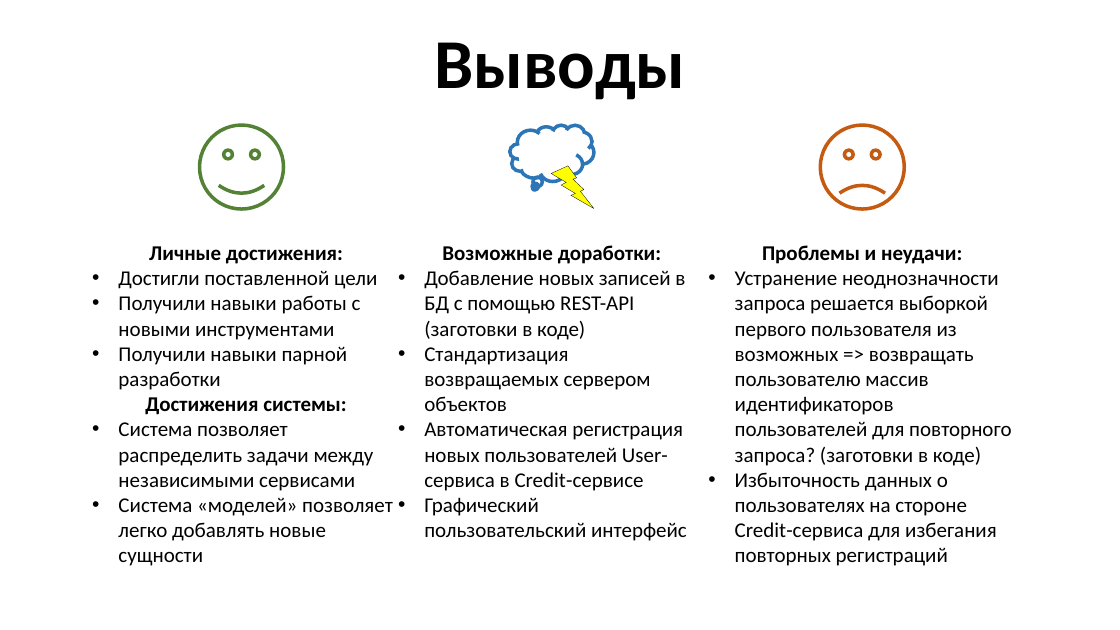
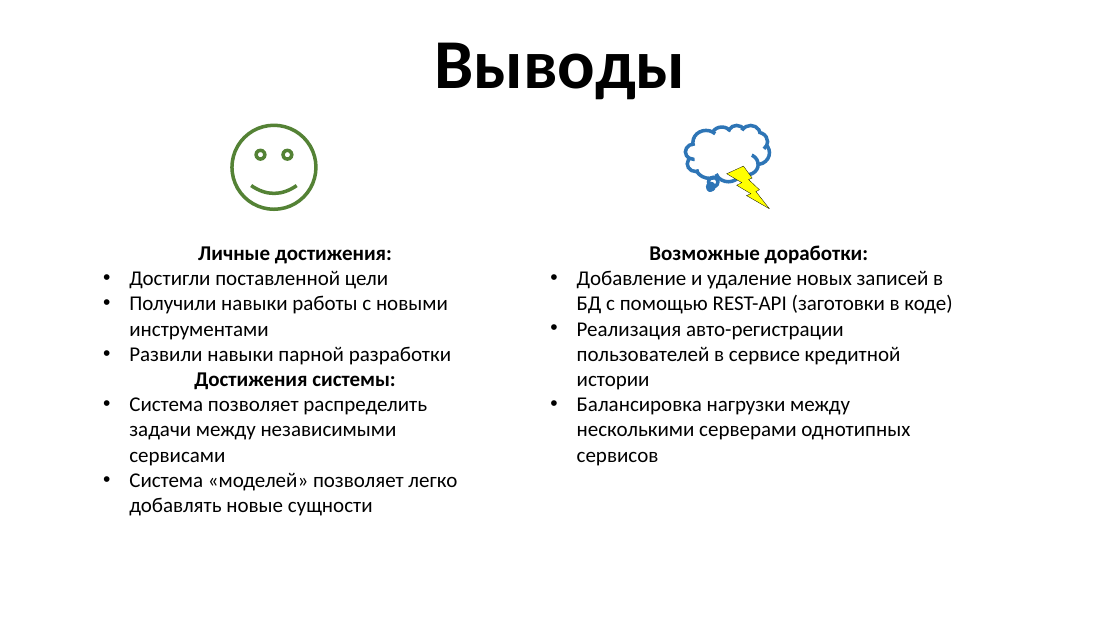
Before and after one commit to YoungTeurus/CreditAndUserServices, a slide deck: slide 19 of docs/Java 3 - presentation (without animation).pptx. Drawn at 1120x630 pixels with LibreOffice and Linux fonts; fonts in the diff are those of the drawing. Boxes give left, top, right and bottom in pixels: in the first picture for what was removed or moved away, otherwise in the second. Text is boxed around its words. In the diff, an @@ line names an element or a change of style, - is before the commit and + after.

```diff
--- a/docs/Java 3 - presentation (without animation).pptx
+++ b/docs/Java 3 - presentation (without animation).pptx
@@ smiley face: place and size @@
-smiley face at [200, 125, 284, 209]
+smiley face at [232, 125, 316, 209]
@@ thought cloud: place and size @@
-thought cloud at [510, 125, 594, 181]
+thought cloud at [686, 125, 770, 181]
@@ smiley face removed at [821, 125, 905, 209] @@
@@ lightning bolt: place and size @@
-lightning bolt at [551, 166, 594, 208]
+lightning bolt at [727, 166, 770, 209]
@@ text "Личные достижения:": place and size @@
-text "Личные достижения:" at [118, 246, 393, 566]
+text "Личные достижения:" at [129, 246, 457, 516]
@@ text "Возможные доработки:": place and size @@
-text "Возможные доработки:" at [424, 245, 687, 541]
+text "Возможные доработки:" at [577, 245, 952, 466]
@@ text removed at [735, 245, 1011, 566] @@
-Проблемы и неудачи:
-• Устранение неоднозначности запроса решается выборкой первого пользователя из возможных => возвращать пользователю массив идентификаторов пользователей для повторного запроса? (заготовки в коде)
-• Избыточность данных о пользователях на стороне Credit-сервиса для избегания повторных регистраций
@@ text at [577, 270, 952, 466]: text changed @@
-• Добавление новых записей в БД с помощью REST-API (заготовки в коде)
-• Стандартизация возвращаемых сервером объектов
-• Автоматическая регистрация новых пользователей User-сервиса в Credit-сервисе
-• Графический пользовательский интерфейс
+• Добавление и удаление новых записей в БД с помощью REST-API (заготовки в коде)
+• Реализация авто-регистрации пользователей в сервисе кредитной истории
+• Балансировка нагрузки между несколькими серверами однотипных сервисов
@@ text at [129, 346, 451, 365]: text changed @@
-• Получили навыки парной разработки
+• Развили навыки парной разработки
```
Also in this commit, not shown: 2 other slides changed, 3 slides added, 3 slides removed.
